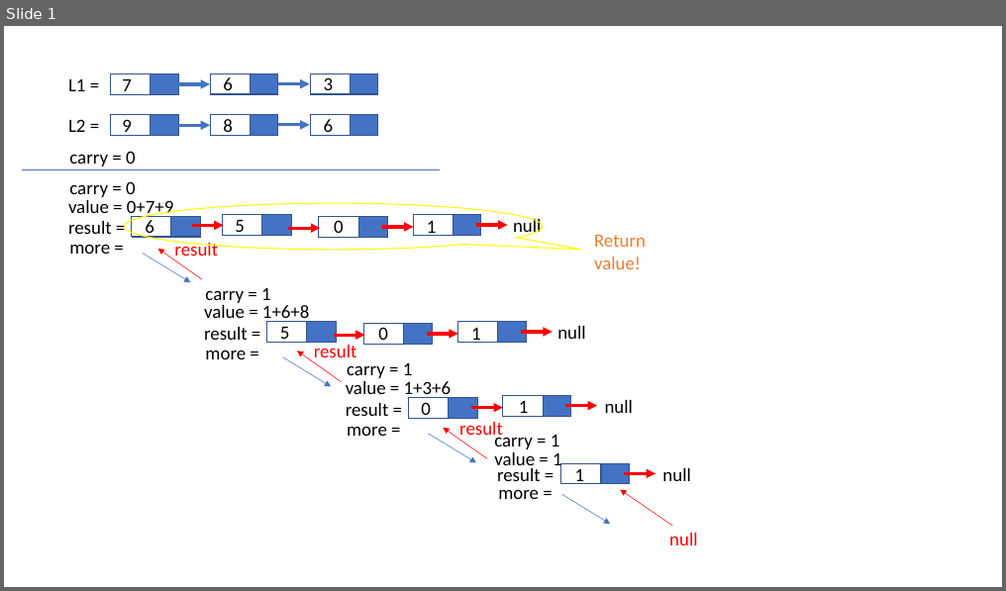
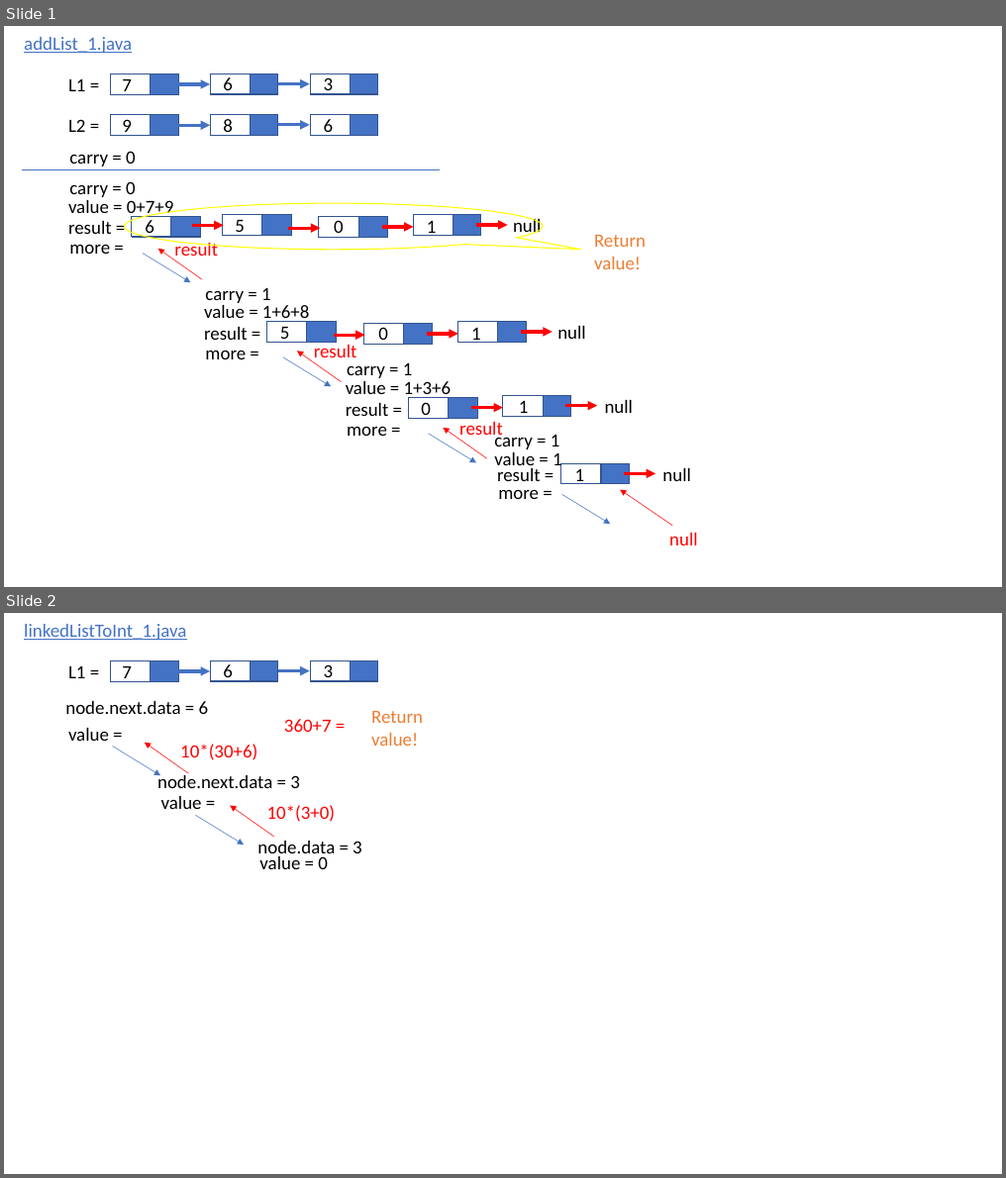
Before and after one commit to juyoung228/Evolving_Basic, a slide deck: Cracking_the_coding_interview/Java/src_explanation/2.5.Sum.pptx. Shown one above the other, each under a label of ours: slide 1 before the commit, slides 1 and 2 after it. The pictures are 1006x591 and 1006x1178 pixels, drawn with LibreOffice and Linux fonts; fonts in the diff are those of the drawing. Boxes give left, top, right and bottom in pixels: in the first picture for what was removed or moved away, otherwise in the second. Text is boxed around its words. In the diff, an @@ line names an element or a change of style, - is before the commit and + after.

Commit message:
update the file

```diff
--- a/Cracking_the_coding_interview/Java/src_explanation/2.5.Sum.pptx
+++ b/Cracking_the_coding_interview/Java/src_explanation/2.5.Sum.pptx
@@ slide 2 added at (4,613,1002,1174), background #FFFFFF @@
@@ text added at (24,624,186,640), 18 pt, text #4472C4, underline @@
+linkedListToInt_1.java
@@ text added at (68,665,85,678), 18 pt, text #000000 @@
+L1 =
@@ rectangle added at (110,661,178,682), fill #4472C4, outline #325491 1 pt @@
@@ rectangle added at (110,661,150,682), fill #FFFFFF, outline #325491 1 pt @@
@@ text added at (122,666,132,682), 18 pt, text #000000 @@
+7
@@ arrow added from (178, 671) to (210, 671), #4472C4 3 pt @@
@@ rectangle added at (210,661,278,682), fill #4472C4, outline #325491 1 pt @@
@@ rectangle added at (210,661,250,682), fill #FFFFFF, outline #325491 1 pt @@
@@ text added at (223,664,233,682), 18 pt, text #000000 @@
+6
@@ arrow added from (278, 671) to (310, 671), #4472C4 3 pt @@
@@ rectangle added at (310,661,378,682), fill #4472C4, outline #325491 1 pt @@
@@ rectangle added at (310,661,350,682), fill #FFFFFF, outline #325491 1 pt @@
@@ text added at (324,664,334,682), 18 pt, text #000000 @@
+3
@@ text added at (65,701,209,714), 18 pt, text #000000 @@
+node.next.data = 6
@@ text added at (68,728,109,741), 18 pt, text #000000 @@
+value =
@@ text added at (284,719,332,732), 18 pt, text #FF0000 @@
+360+7 =
@@ text added at (371,711,423,746), 18 pt, text #ED7D31 @@
+Return value!
@@ arrow added from (113, 747) to (160, 775), #4472C4 0.5 pt @@
@@ arrow added from (188, 773) to (145, 743), #FF0000 0.5 pt @@
@@ text added at (180,744,257,761), 18 pt, text #FF0000 @@
+10*(30+6)
@@ text added at (157,772,300,788), 18 pt, text #000000 @@
+node.next.data = 3
@@ text added at (161,796,202,809), 18 pt, text #000000 @@
+value =
@@ arrow added from (196, 815) to (244, 845), #4472C4 0.5 pt @@
@@ arrow added from (274, 837) to (230, 805), #FF0000 0.5 pt @@
@@ text added at (267,805,336,822), 18 pt, text #FF0000 @@
+10*(3+0)
@@ text added at (257,841,362,860), 18 pt, text #000000 @@
+node.data = 3
@@ text added at (259,857,328,869), 18 pt, text #000000 @@
+value = 0
@@ slide 1 changed as well @@
@@ text added at (24,37,132,53), 18 pt, text #4472C4, underline @@
+addList_1.java
```
